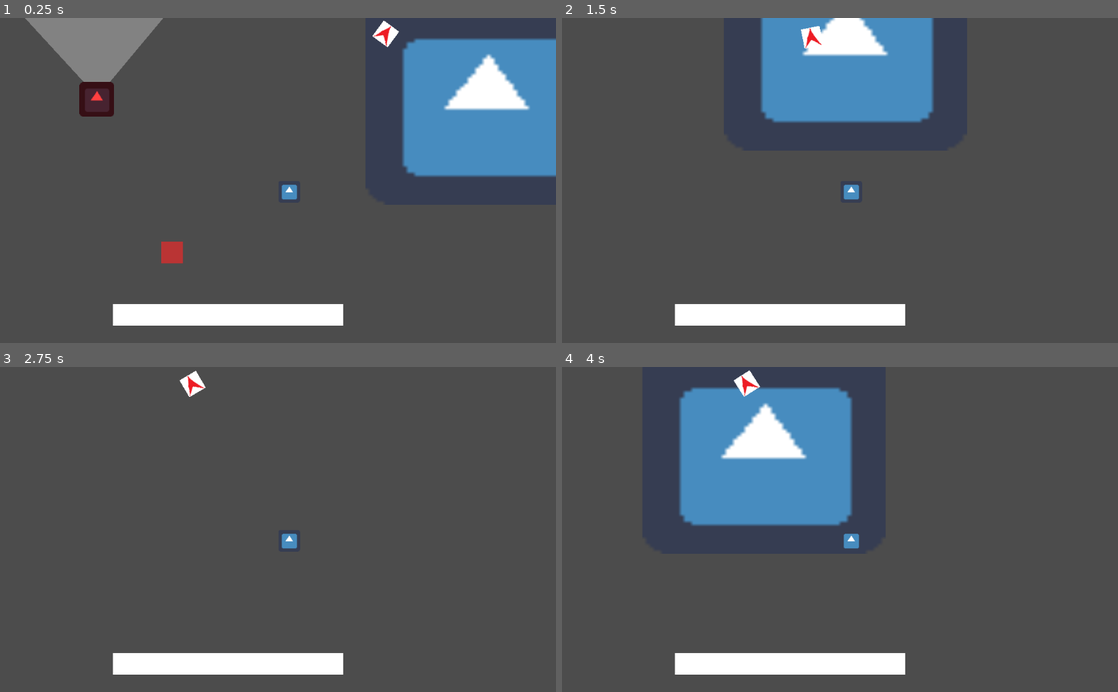
Above: before the commit, frames 1-4 (two rows, left to right).
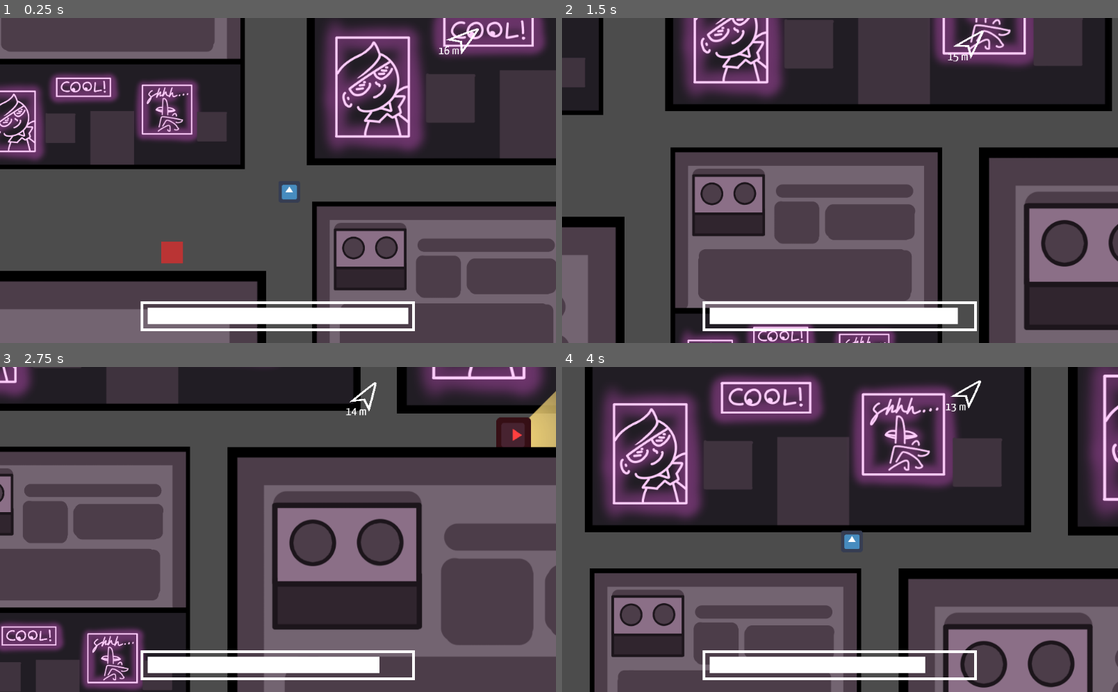
Above: after the commit, the same moments.

Repository: gabby-delforge/LD49Warmup
Game: Godot game, scene res://Main.tscn
The game is run twice, just before and just after one commit, with the same random seed, the same clock (stepped at 60 frames per second) and the same inputs. The engine's default icon, where the game draws it, is replaced by a stand-in: a white triangle on a blue panel in a dark square.
Inputs:
- Up to frame 1 (0.25 s): no input
- Up to frame 2 (1.5 s): hold Right (move_right) 0.53-1.28 s; hold Down (move_down) from 1.28 s (still down)
- Up to frame 3 (2.75 s): release Down (move_down) at 2.03 s; hold Right (move_right) from 2.03 s (still down)
- Up to frame 4 (4 s): release Right (move_right) at 2.78 s; hold W (move_up) 2.78-3.53 s; hold A (move_left) from 3.53 s (still down)

The runs differ from the first frame. In frame 1, 53% of the frame differs, in the area x 0-100%, y 0-100%; in frame 2, 51%; in frame 3, 52%; in frame 4, 62%, in the area x 4-100%, y 0-100%.

Commit message:
added some stuff

Diff:
--- a/Arrow.gd
+++ b/Arrow.gd
@@ -8,7 +8,7 @@
 
 # Change this value to increase or decrease how much space is between the arrow
 # and the edge of the screen.
-var margin = 30
+var margin = 50
 
 
 # Called when the node enters the scene tree for the first time.
--- a/Arrow.tscn
+++ b/Arrow.tscn
@@ -1,13 +1,37 @@
-[gd_scene load_steps=4 format=2]
+[gd_scene load_steps=6 format=2]
 
 [ext_resource path="res://art/arrow.png" type="Texture" id=1]
 [ext_resource path="res://ArrowSprite.gd" type="Script" id=2]
 [ext_resource path="res://Arrow.gd" type="Script" id=3]
+[ext_resource path="res://fonts/YanoneKaffeesatz-Regular.ttf" type="DynamicFontData" id=4]
+
+[sub_resource type="DynamicFont" id=1]
+size = 50
+font_data = ExtResource( 4 )
 
 [node name="Arrow" type="Node2D"]
 script = ExtResource( 3 )
 
-[node name="ArrowSprite" type="Sprite" parent="."]
+[node name="ArrowSprite" type="Node2D" parent="."]
+scale = Vector2( 0.07, 0.06 )
+z_index = 100
+script = ExtResource( 2 )
+
+[node name="Label" type="Label" parent="ArrowSprite"]
+margin_left = -1746.1
+margin_top = -163.03
+margin_right = -1246.1
+margin_bottom = -116.03
+rect_min_size = Vector2( 500, 10 )
+rect_scale = Vector2( 7, 7 )
+custom_fonts/font = SubResource( 1 )
+custom_colors/font_color = Color( 1, 1, 1, 1 )
+text = "Example Text"
+align = 1
+__meta__ = {
+"_edit_use_anchors_": false
+}
+
+[node name="Sprite" type="Sprite" parent="ArrowSprite"]
 z_index = 100
 texture = ExtResource( 1 )
-script = ExtResource( 2 )
--- a/ArrowSprite.gd
+++ b/ArrowSprite.gd
@@ -1,12 +1,11 @@
-extends Sprite
+extends Node2D
 
 onready var arrow: Arrow = $"/root/Node2D/Arrow"
 onready var destination: Destination = $"/root/Node2D/YSort/Destination"
-# Declare member variables here. Examples:
-# var a = 2
-# var b = "text"
-
-
+onready var player: Player = $"/root/Node2D/YSort/Player"
+onready var text = $"Label"
+onready var sprite = $"Sprite"
+var text_start_pos = Vector2(-1750, -150)
 # Called when the node enters the scene tree for the first time.
 func _ready():
   print(arrow)
@@ -19,5 +18,19 @@
   if pos:
     self.position = pos
 
-  look_at(destination.global_position)
-  self.rotation_degrees += 90
+  sprite.look_at(destination.global_position)
+  sprite.rotation_degrees += 90
+
+  # Convert from world units to meters using a constant that seems to be realistic
+  var distance_meters = player.global_position.distance_to(destination.global_position)/130
+  var distance_string = ""
+  if distance_meters > 500:
+    distance_string = "%.1f" % (distance_meters/1000) + " km"
+  else:
+    distance_string = "%.0f" % (distance_meters) + " m"
+  text.text = distance_string
+
+  # If the Arrow text location breaks its probably this line im sorry its very brittle hehe
+  # This just makes it so that the text always appears near the convex part of the Arrow, even when it's upside down
+  var text_offset = 600*Vector2(cos(sprite.rotation + deg2rad(90)), -sin(sprite.rotation - deg2rad(90)))
+  text.rect_position = text_start_pos + text_offset
--- a/BuildingScene.tscn
+++ b/BuildingScene.tscn
@@ -1,8 +1,17 @@
-[gd_scene format=2]
+[gd_scene load_steps=3 format=2]
+
+[ext_resource path="res://art/building1.png" type="Texture" id=1]
+
+[sub_resource type="RectangleShape2D" id=1]
+extents = Vector2( 0.7936, 0.490323 )
 
 [node name="StaticBody2D" type="StaticBody2D"]
 
-[node name="CollisionPolygon2D" type="CollisionPolygon2D" parent="."]
-position = Vector2( -48, -176 )
-scale = Vector2( 200, 200 )
-polygon = PoolVector2Array( -1, -1, -1, 1, 0, 1, 0, 0, 1, 0, 1, -1 )
+[node name="CollisionPolygon2D" type="CollisionShape2D" parent="."]
+position = Vector2( 0, 96 )
+scale = Vector2( 312.5, 310 )
+shape = SubResource( 1 )
+
+[node name="Sprite" type="Sprite" parent="."]
+scale = Vector2( 0.5, 0.5 )
+texture = ExtResource( 1 )
--- a/HUD.gd
+++ b/HUD.gd
@@ -2,9 +2,21 @@
 class_name HUD
 
 onready var stealth_bar_fg = $StealthOMeter/StealthBarFG
+var COLOR_SAFE = Color.white
+var COLOR_80 = Color.khaki
+var COLOR_60 = Color.darkorange
+var COLOR_DANGER = Color.red
 
 func _ready():
   pass # Replace with function body.
 
 func set_stealthiness(amount):
   stealth_bar_fg.rect_scale = Vector2(min(amount, 100.0) / 100.0, 1.0)
+  if amount > 80:
+    stealth_bar_fg.color = COLOR_SAFE
+  elif amount > 60:
+    stealth_bar_fg.color = COLOR_80
+  elif amount >  30:
+    stealth_bar_fg.color = COLOR_60
+  else:
+    stealth_bar_fg.color = COLOR_DANGER
--- a/HUD.tscn
+++ b/HUD.tscn
@@ -5,23 +5,36 @@
 [node name="HUD" type="CanvasLayer"]
 script = ExtResource( 2 )
 
-[node name="StealthOMeter" type="Node2D" parent="."]
+[node name="StealthOMeter" type="CenterContainer" parent="."]
+anchor_left = 0.5
+anchor_top = 1.0
+anchor_right = 0.5
+anchor_bottom = 1.0
+margin_left = -250.0
+margin_top = -100.0
+margin_right = 250.0
+__meta__ = {
+"_edit_use_anchors_": false
+}
 
-[node name="StealthBarBG" type="ColorRect" parent="StealthOMeter"]
-margin_left = 208.0
-margin_top = 528.0
-margin_right = 632.0
-margin_bottom = 568.0
-color = Color( 0, 0, 0, 1 )
+[node name="StealthBarBG" type="ReferenceRect" parent="StealthOMeter"]
+margin_top = 25.0
+margin_right = 500.0
+margin_bottom = 75.0
+rect_min_size = Vector2( 500, 50 )
+border_color = Color( 1, 1, 1, 1 )
+border_width = 5.0
+editor_only = false
 __meta__ = {
 "_edit_use_anchors_": false
 }
 
 [node name="StealthBarFG" type="ColorRect" parent="StealthOMeter"]
-margin_left = 208.0
-margin_top = 528.0
-margin_right = 632.0
-margin_bottom = 568.0
+margin_left = 10.0
+margin_top = 35.0
+margin_right = 490.0
+margin_bottom = 65.0
+rect_min_size = Vector2( 480, 30 )
 __meta__ = {
 "_edit_use_anchors_": false
 }
--- a/Main.tscn
+++ b/Main.tscn
@@ -39,8 +39,88 @@
 next_portal_path = NodePath("../Portal")
 
 [node name="Building" parent="YSort" instance=ExtResource( 3 )]
+position = Vector2( 464, -440 )
+scale = Vector2( 1.64507, 1.64507 )
+
+[node name="Building2" parent="YSort" instance=ExtResource( 3 )]
+position = Vector2( -312, -272 )
+
+[node name="Building3" parent="YSort" instance=ExtResource( 3 )]
+position = Vector2( -416, -1056 )
+scale = Vector2( 1.43283, 1.43283 )
+
+[node name="Building4" parent="YSort" instance=ExtResource( 3 )]
+position = Vector2( 312, -1168 )
+
+[node name="Building5" parent="YSort" instance=ExtResource( 3 )]
+position = Vector2( 312, 288 )
+
+[node name="Building6" parent="YSort" instance=ExtResource( 3 )]
+position = Vector2( -536, 680 )
+scale = Vector2( 2.05275, 2.05275 )
+
+[node name="Building7" parent="YSort" instance=ExtResource( 3 )]
+position = Vector2( 1456, -536 )
+scale = Vector2( 2.05275, 2.05275 )
+
+[node name="Building8" parent="YSort" instance=ExtResource( 3 )]
+position = Vector2( 1144, 552 )
+scale = Vector2( 2.05275, 2.05275 )
+
+[node name="Building9" parent="YSort" instance=ExtResource( 3 )]
+position = Vector2( -1384, -544 )
+scale = Vector2( 2.05275, 2.05275 )
+
+[node name="Building10" parent="YSort" instance=ExtResource( 3 )]
+position = Vector2( 1128, -1664 )
+scale = Vector2( 2.05275, 2.05275 )
+
+[node name="Building11" parent="YSort" instance=ExtResource( 3 )]
+position = Vector2( 2160, -1512 )
+scale = Vector2( 1.42871, 1.42871 )
+
+[node name="Building12" parent="YSort" instance=ExtResource( 3 )]
+position = Vector2( 2360, -696 )
+scale = Vector2( 1.21878, 1.39658 )
+
+[node name="Building13" parent="YSort" instance=ExtResource( 3 )]
+position = Vector2( 3560, -1128 )
+scale = Vector2( 3.14024, 3.07835 )
+
+[node name="Building14" parent="YSort" instance=ExtResource( 3 )]
+position = Vector2( 2632, -2752 )
+scale = Vector2( 3.14024, 3.07835 )
+
+[node name="Building15" parent="YSort" instance=ExtResource( 3 )]
+position = Vector2( 1144, -2808 )
+scale = Vector2( 2.00687, 1.96732 )
+
+[node name="Building16" parent="YSort" instance=ExtResource( 3 )]
+position = Vector2( -352, -2752 )
+scale = Vector2( 3.19674, 3.13374 )
+
+[node name="Building17" parent="YSort" instance=ExtResource( 3 )]
+position = Vector2( 3216, 536 )
+scale = Vector2( 4.47546, 2.92936 )
+
+[node name="Building18" parent="YSort" instance=ExtResource( 3 )]
+position = Vector2( 10408, -4552 )
+scale = Vector2( -21.9044, 25.2125 )
+
+[node name="Building19" parent="YSort" instance=ExtResource( 3 )]
+position = Vector2( 1128, 7880 )
+scale = Vector2( -21.9044, 25.2125 )
+
+[node name="Building20" parent="YSort" instance=ExtResource( 3 )]
+position = Vector2( -7752, -4440 )
+scale = Vector2( -21.9044, 25.2125 )
+
+[node name="Building21" parent="YSort" instance=ExtResource( 3 )]
+position = Vector2( 1992, -10224 )
+scale = Vector2( -21.9044, 25.2125 )
 
 [node name="Sprite" type="Sprite" parent="YSort"]
+visible = false
 position = Vector2( 384, -144 )
 scale = Vector2( 7, 5.875 )
 texture = ExtResource( 2 )
@@ -52,15 +132,66 @@
 script = ExtResource( 5 )
 
 [node name="NPC" parent="YSort" instance=ExtResource( 4 )]
-position = Vector2( -384, -200 )
+position = Vector2( 0, -856 )
+rotation = 3.14159
 
 [node name="Patrol1" type="Node2D" parent="YSort/NPC"]
-position = Vector2( 32, 32 )
+position = Vector2( 0, -248 )
 
 [node name="Patrol2" type="Node2D" parent="YSort/NPC"]
-position = Vector2( 24, 232 )
+position = Vector2( 0, 232 )
+
+[node name="NPC2" parent="YSort" instance=ExtResource( 4 )]
+position = Vector2( 928, 16 )
+rotation = 1.5708
+
+[node name="Patrol1" type="Node2D" parent="YSort/NPC2"]
+position = Vector2( 0, -248 )
+
+[node name="Patrol2" type="Node2D" parent="YSort/NPC2"]
+position = Vector2( 0, 232 )
+
+[node name="NPC3" parent="YSort" instance=ExtResource( 4 )]
+position = Vector2( 1736, -2216 )
+rotation = 3.14159
+
+[node name="Patrol1" type="Node2D" parent="YSort/NPC3"]
+position = Vector2( 0, -1080 )
+
+[node name="Patrol2" type="Node2D" parent="YSort/NPC3"]
+position = Vector2( 0, 232 )
+
+[node name="NPC4" parent="YSort" instance=ExtResource( 4 )]
+position = Vector2( 1744, -1376 )
+rotation = 6.28319
+
+[node name="Patrol1" type="Node2D" parent="YSort/NPC4"]
+position = Vector2( -0.000244141, -1536 )
+
+[node name="Patrol2" type="Node2D" parent="YSort/NPC4"]
+position = Vector2( 0, 232 )
+
+[node name="NPC5" parent="YSort" instance=ExtResource( 4 )]
+position = Vector2( 880, -920 )
+rotation = 6.28319
+
+[node name="Patrol1" type="Node2D" parent="YSort/NPC5"]
+position = Vector2( -6.10352e-05, -192 )
+
+[node name="Patrol2" type="Node2D" parent="YSort/NPC5"]
+position = Vector2( 6.10352e-05, 40 )
+
+[node name="NPC6" parent="YSort" instance=ExtResource( 4 )]
+position = Vector2( 632, -1080 )
+rotation = 3.14159
+
+[node name="Patrol1" type="Node2D" parent="YSort/NPC6"]
+position = Vector2( -6.10352e-05, -192 )
+
+[node name="Patrol2" type="Node2D" parent="YSort/NPC6"]
+position = Vector2( 6.10352e-05, 40 )
 
 [node name="Destination" parent="YSort" instance=ExtResource( 7 )]
-position = Vector2( 280, -384 )
+position = Vector2( 1696, -1296 )
 
 [connection signal="_player_hit" from="YSort/Player" to="YSort/Player/Camera2D" method="_on_Player__player_hit"]
--- a/NPC.gd
+++ b/NPC.gd
@@ -4,6 +4,8 @@
 var patrols: Array = []
 var current_patrol_index = 0
 var can_see_player = false
+var is_turning_around = false
+var target_rotation = 0
 
 func _ready():
   for node in get_children():
@@ -14,6 +16,7 @@
 
 func _physics_process(delta):
   var current_target: Vector2
+  var speed_modifier = 1
 
   if can_see_player:
     current_target = player.position
@@ -23,10 +26,22 @@
     if position.distance_to(current_target) < 10:
       current_patrol_index = (current_patrol_index + 1) % len(patrols)
       current_target = patrols[current_patrol_index]
+      is_turning_around = true
+      target_rotation = self.rotation_degrees + rad2deg(get_angle_to(current_target)) + 90
+
+    if position.distance_to(current_target) < 50:
+      speed_modifier = clamp(1/(31-position.distance_to(current_target)), 0.4, 1)
 
   var movement_vec = (current_target - position).normalized() * (200 if can_see_player else 100)
+  movement_vec *= speed_modifier
 
-  move_and_slide(movement_vec)
+  if is_turning_around:
+    self.rotation += delta*2
+    if self.rotation_degrees >= target_rotation:
+      is_turning_around = false
+
+  else:
+    move_and_slide(movement_vec)
 
 func _on_Area_body_entered(body):
   if body == player:
--- a/NPC.tscn
+++ b/NPC.tscn
@@ -1,7 +1,8 @@
-[gd_scene load_steps=4 format=2]
+[gd_scene load_steps=5 format=2]
 
 [ext_resource path="res://icon.png" type="Texture" id=1]
 [ext_resource path="res://NPC.gd" type="Script" id=2]
+[ext_resource path="res://art/view_wedge.png" type="Texture" id=3]
 
 [sub_resource type="CircleShape2D" id=1]
 radius = 32.0
@@ -9,25 +10,32 @@
 [node name="Enemy" type="KinematicBody2D"]
 script = ExtResource( 2 )
 
-[node name="Sprite" type="Sprite" parent="."]
-modulate = Color( 1, 0.25098, 0.25098, 1 )
-position = Vector2( 32, 32 )
-texture = ExtResource( 1 )
-
 [node name="CollisionShape2D" type="CollisionShape2D" parent="."]
 visible = false
 position = Vector2( 32, 32 )
 shape = SubResource( 1 )
 
 [node name="Polygon2D" type="Polygon2D" parent="."]
-position = Vector2( 64, -32 )
+visible = false
+position = Vector2( 32, -48 )
 color = Color( 1, 1, 1, 0.301961 )
-polygon = PoolVector2Array( -8, 32, 152, -160, -232, -160, -56, 32 )
+polygon = PoolVector2Array( -16, 32, 112, -104, 48, -136, -32, -152, -112, -136, -176, -104, -48, 32 )
 
 [node name="Area" type="Area2D" parent="Polygon2D"]
 
 [node name="CollisionPolygon2D" type="CollisionPolygon2D" parent="Polygon2D/Area"]
-polygon = PoolVector2Array( -48, 32, -8, 32, 160, -160, -32, -152, -224, -152, -56, 32 )
+visible = false
+polygon = PoolVector2Array( -48, 32, -16, 32, 112, -104, 48, -136, -32, -152, -112, -136, -176, -104, -48, 32 )
+
+[node name="View Wedge" type="Sprite" parent="."]
+modulate = Color( 0.964706, 0.839216, 0.466667, 1 )
+position = Vector2( 3, -145 )
+rotation = -0.0174533
+texture = ExtResource( 3 )
+
+[node name="Sprite" type="Sprite" parent="."]
+modulate = Color( 1, 0.25098, 0.25098, 1 )
+texture = ExtResource( 1 )
 
 [connection signal="body_entered" from="Polygon2D/Area" to="." method="_on_Area_body_entered"]
 [connection signal="body_exited" from="Polygon2D/Area" to="." method="_on_Area_body_exited"]
--- a/Player.gd
+++ b/Player.gd
@@ -3,10 +3,12 @@
 signal _player_hit
 
 var last_movement: Vector2 = Vector2(1, 0)
+var prev_movement_vec: Vector2 = Vector2(1, 0)
 onready var sprite = $Sprite
 onready var hud = $"/root/Node2D/HUD"
 onready var audiokalm = $"/root/Node2D/AudioKalm"
 onready var audiopanik = $"/root/Node2D/AudioPanik"
+onready var audioplayer = $"AudioStreamPlayer2D"
 
 var is_seen_by_enemy = false
 var stealthiness = 100
@@ -20,12 +22,11 @@
   if is_seen_by_enemy:
     stealthiness = max(0, stealthiness - 50 * delta)
   else:
-    stealthiness = min(100, stealthiness + 1 * delta)
+    stealthiness = min(100, stealthiness + 5 * delta)
   if stealthiness > 50:
     audiopanik.volume_db = -1.48 * stealthiness + 68
   else:
     audiopanik.volume_db = -6
-
 
   hud.set_stealthiness(stealthiness)
 
@@ -40,8 +41,18 @@
   movement_vec *= 500
 
   if movement_vec.length() != 0:
+    # Player is moving
     last_movement = movement_vec
+    if !audioplayer.is_playing():
+      audioplayer.play()
+    stealthiness -= 10*delta
+    hud.set_stealthiness(stealthiness)
+  else:
+    # Player is not moving
+    if audioplayer.is_playing():
+      audioplayer.stop()
 
+  prev_movement_vec = movement_vec
   move_and_slide(movement_vec)
 
 func _on_Area2D_body_entered(body):
--- a/Player.tscn
+++ b/Player.tscn
@@ -1,7 +1,8 @@
-[gd_scene load_steps=5 format=2]
+[gd_scene load_steps=6 format=2]
 
 [ext_resource path="res://Player.gd" type="Script" id=1]
 [ext_resource path="res://icon.png" type="Texture" id=2]
+[ext_resource path="res://sound/sfx/player_footsteps_2x.mp3" type="AudioStream" id=3]
 
 [sub_resource type="CircleShape2D" id=1]
 radius = 20.1461
@@ -9,7 +10,7 @@
 [sub_resource type="CircleShape2D" id=2]
 radius = 28.2614
 
-[node name="KinematicBody2D" type="KinematicBody2D"]
+[node name="Player" type="KinematicBody2D"]
 script = ExtResource( 1 )
 
 [node name="CollisionShape2D" type="CollisionShape2D" parent="."]
@@ -27,5 +28,8 @@
 position = Vector2( 20.0012, 19.8438 )
 shape = SubResource( 2 )
 
+[node name="AudioStreamPlayer2D" type="AudioStreamPlayer2D" parent="."]
+stream = ExtResource( 3 )
+
 [connection signal="area_entered" from="Area2D" to="." method="_on_Area2D_area_entered"]
 [connection signal="body_entered" from="Area2D" to="." method="_on_Area2D_body_entered"]
Binary file changed: art/arrow.png
Binary file added: art/view_wedge.png
Not shown, added: art/view_wedge.png.import
Binary file added: fonts/YanoneKaffeesatz-Regular.ttf
Not shown, added: sound/sfx/player_footsteps.mp3.import
Not shown, added: sound/sfx/player_footsteps_2x.mp3.import
Not shown, added: sound/sfx/player_footsteps.mp3
Not shown, added: sound/sfx/player_footsteps_2x.mp3
